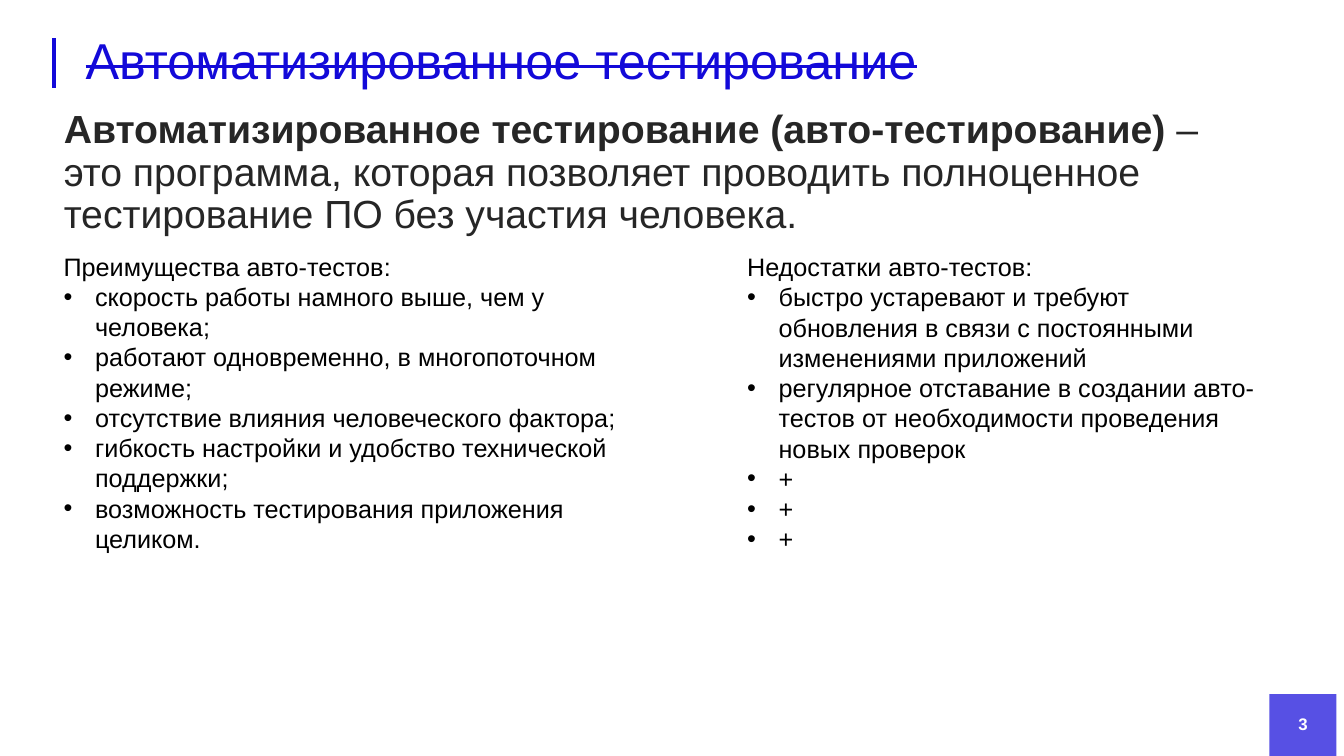
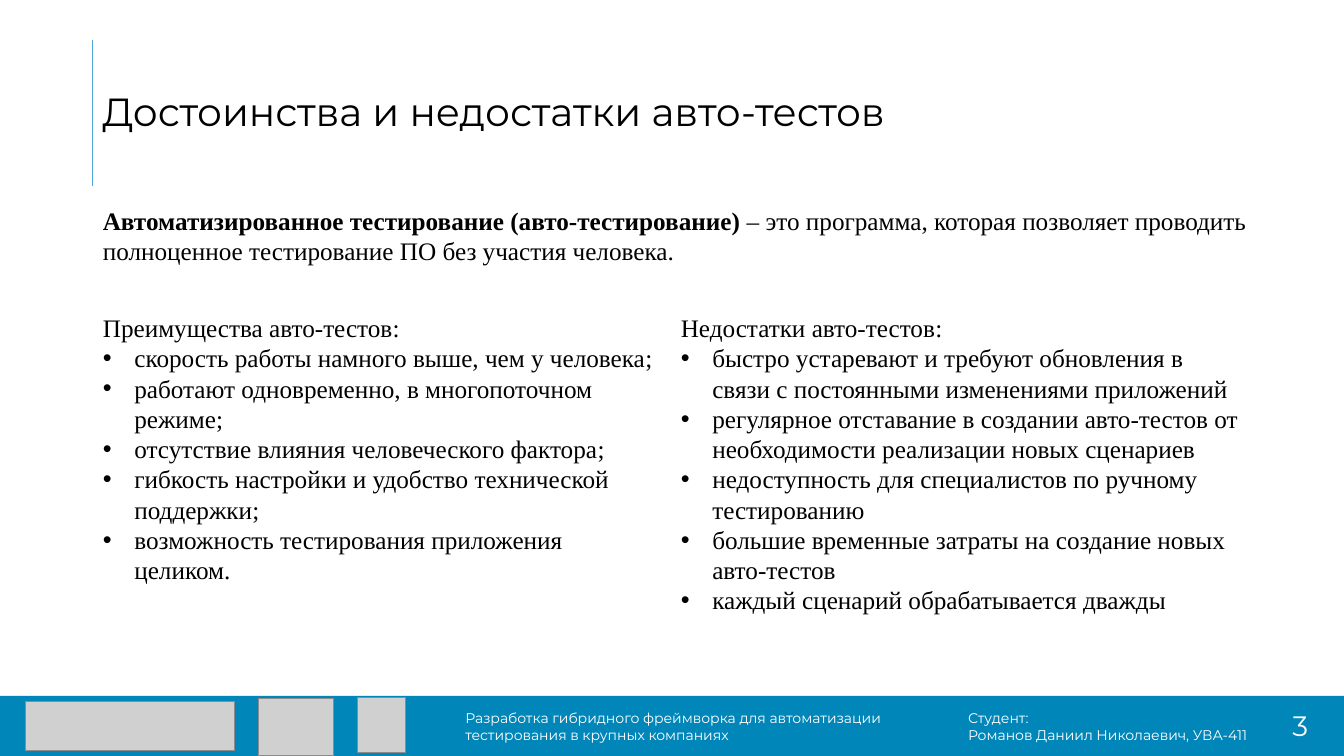
Before and after one commit to DanielRomanoff/practice, a slide deck: slide 3 of презентация.pptx. Drawn at 1344x756 pixels with LibreOffice and Linux fonts; fonts in the diff are those of the drawing; grey boxes stand for pictures; background and template pictures are left out. Boxes give left, top, right and bottom in pixels: in the first picture for what was removed or moved away, otherwise in the second. Text is boxed around its words. In the diff, an @@ line names an element or a change of style, - is before the commit and + after.

```diff
--- a/презентация.pptx
+++ b/презентация.pptx
@@ line removed from (53, 38) to (53, 89) @@
@@ title removed at box(86, 44, 916, 89) @@
-Автоматизированное тестирование
@@ line added from (93, 40) to (93, 187), #51A6DB 1 pt @@
@@ title added at box(102, 98, 885, 132), 28 pt, text #000000 @@
+Достоинства и недостатки авто-тестов
@@ text "Автоматизированное тестирование (авто-тестирование) – это ...": place and size @@
-text "Автоматизированное тестирование (авто-тестирование) – это ..." at box(64, 114, 1165, 236)
+text "Автоматизированное тестирование (авто-тестирование) – это ..." at box(103, 212, 1246, 266)
@@ text "Автоматизированное тестирование (авто-тестирование) – это ..." at box(103, 212, 1246, 266): size 28 to 18 pt, font Arial to Times New Roman, text colour #262626 to #000000; line spacing 0.9 to 1; less space between paragraphs @@
@@ text "Преимущества авто-тестов:": place and size @@
-text "Преимущества авто-тестов:" at box(64, 258, 616, 553)
+text "Преимущества авто-тестов:" at box(103, 320, 652, 584)
@@ text "Преимущества авто-тестов:" at box(103, 320, 652, 584): font Arial to Times New Roman @@
@@ text "Недостатки авто-тестов:": place and size @@
-text "Недостатки авто-тестов:" at box(747, 258, 1254, 463)
+text "Недостатки авто-тестов:" at box(681, 320, 1237, 615)
@@ text at box(681, 320, 1228, 404): font Arial to Times New Roman in "Недостатки авто-тестов:", "быстро устаревают и требуют обновления в связи ..." @@
@@ text at box(712, 416, 1237, 615): text changed; font Arial to Times New Roman @@
-• регулярное отставание в создании авто-тестов от необходимости проведения новых проверок
-• +
-• +
-• +
+• регулярное отставание в создании авто-тестов от необходимости реализации новых сценариев
+• недоступность для специалистов по ручному тестированию
+• большие временные затраты на создание новых авто-тестов
+• каждый сценарий обрабатывается дважды
@@ rectangle added at box(0, 696, 1344, 756), fill #0086B9 @@
@@ picture added at box(25, 702, 234, 751) @@
@@ picture added at box(258, 699, 334, 756) @@
@@ picture added at box(358, 698, 405, 753) @@
@@ text added at box(465, 712, 881, 743), 10 pt, text #FFFFFF @@
+Разработка гибридного фреймворка для автоматизации тестирования в крупных компаниях
@@ text added at box(968, 713, 1247, 743), 10 pt, text #FFFFFF @@
+Студент:
+Романов Даниил Николаевич, УВА-411
@@ rectangle removed at box(1269, 695, 1337, 756) @@
@@ text "3" at box(1292, 716, 1308, 736): size 12 to 20 pt, font Arial to Montserrat, bold off; alignment centre to left; vertical alignment middle to top @@
```
Also in this commit, not shown: 3 other slides changed, 8 slides added, 10 slides removed, 11 other files.
